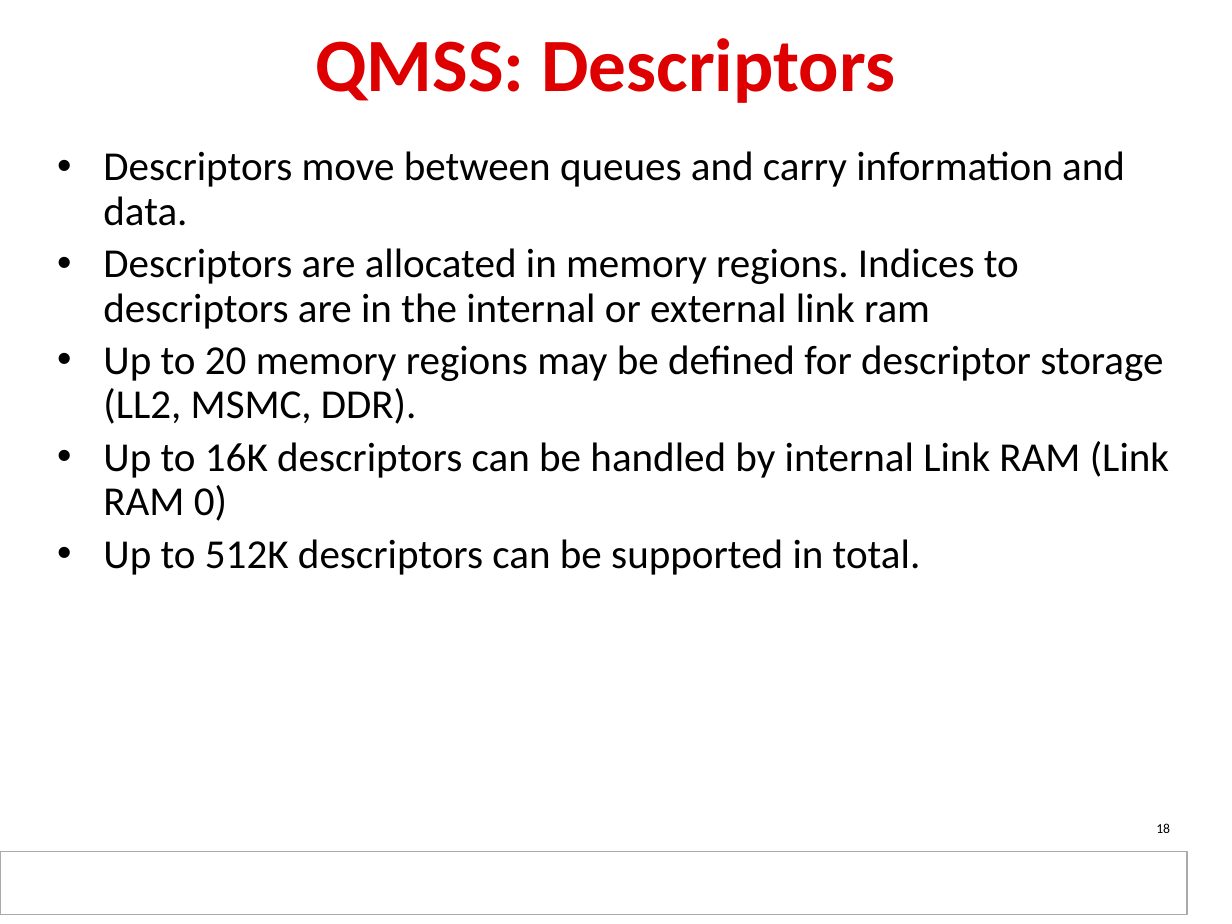
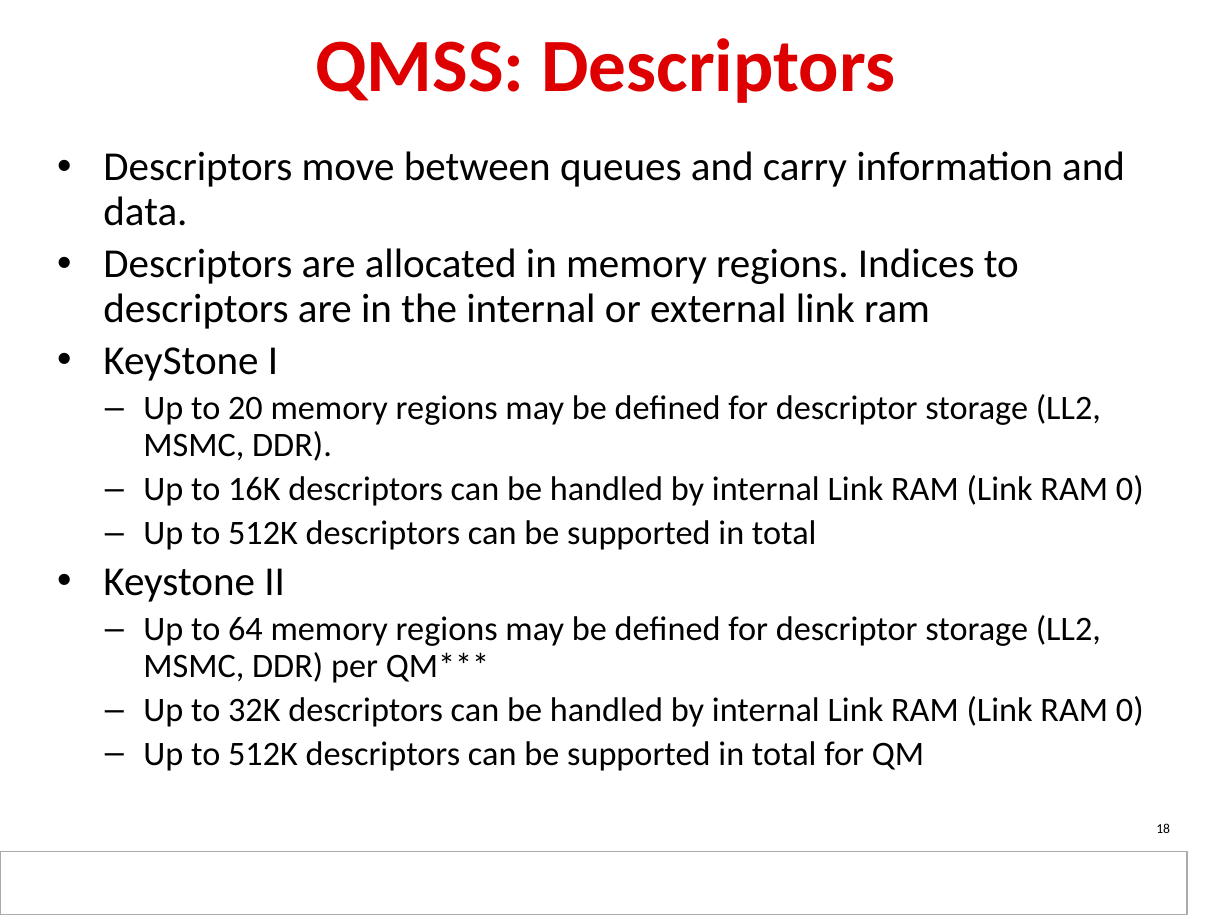
Before and after one commit to hari1989/keystone-workshop, a slide deck: slide 18 of slides/KeyStone Multicore Navigator.pptx. Drawn at 1232x924 pixels with LibreOffice and Linux fonts; fonts in the diff are those of the drawing; background and template pictures are left out. Boxes give left, top, right and bottom in pixels: in the first picture for what was removed or moved away, otherwise in the second. Text is boxed around its words. In the diff, an @@ line names an element or a change of style, - is before the commit and + after.

```diff
--- a/slides/KeyStone Multicore Navigator.pptx
+++ b/slides/KeyStone Multicore Navigator.pptx
@@ text at bbox=[103, 347, 278, 381]: paragraph added @@
+• KeyStone I
@@ text at bbox=[143, 394, 1144, 506]: size 24 to 20 pt in "Up to 20 memory regions may be ...", "Up to 16K descriptors can be handled ..."; bullet • to –; list level 1 to 2 in "Up to 20 memory regions ..."; list level 1 to 2 in "Up to 16K descriptors can ..." @@
@@ text at bbox=[103, 520, 1144, 771]: text changed; size 24 to 20 pt @@
-• Up to 512K descriptors can be supported in total.
+  – Up to 512K descriptors can be supported in total
+• Keystone II
+  – Up to 64 memory regions may be defined for descriptor storage (LL2, MSMC, DDR) per QM***
+  – Up to 32K descriptors can be handled by internal Link RAM (Link RAM 0)
+  – Up to 512K descriptors can be supported in total for QM
```
Also in this commit, not shown: 10 other slides changed, 13 slides added, 4 slides removed.
